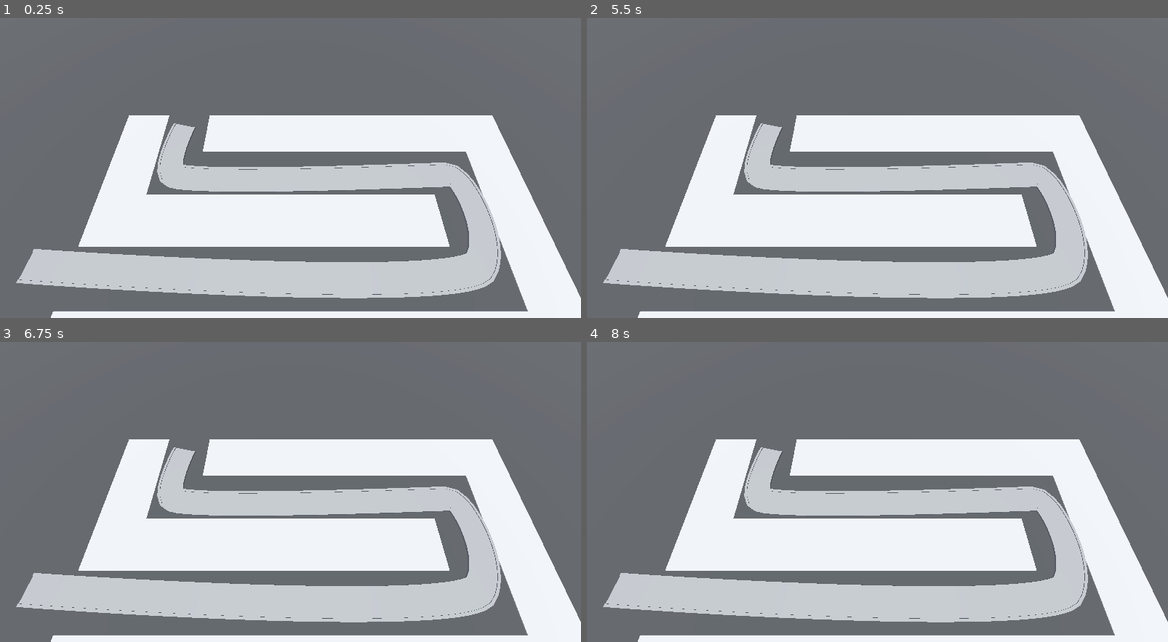
Above: before the commit, frames 1-4 (two rows, left to right).
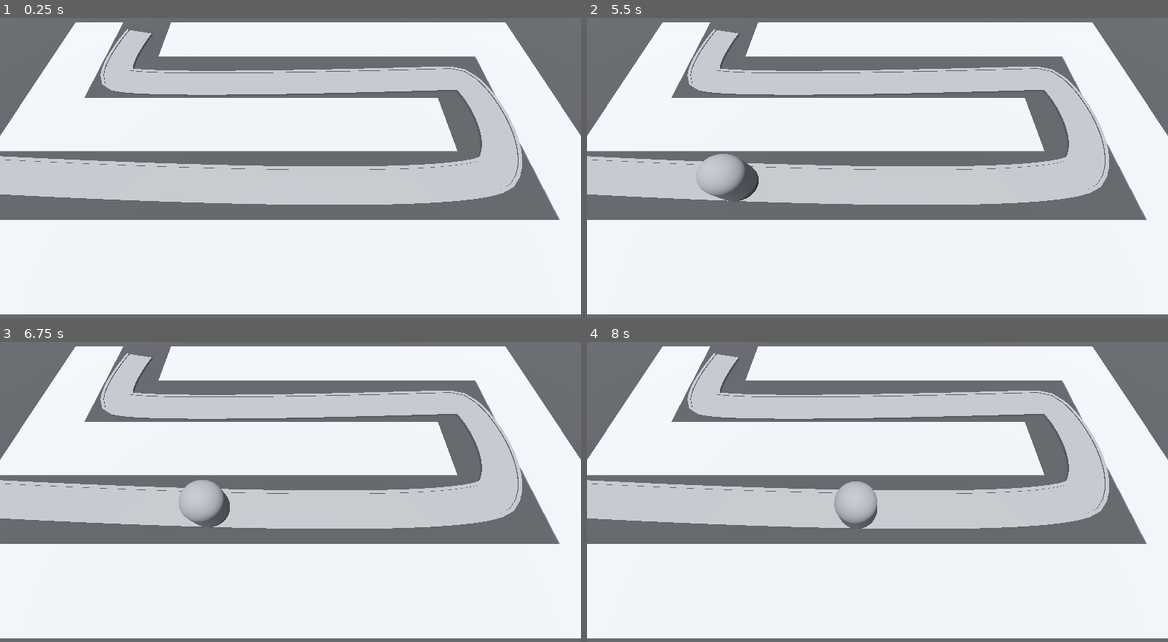
Above: after the commit, the same moments.

Repository: AlexanderMendivil/barbarian_blaster
Game: Godot game, scene res://BaseLevel.tscn
Same seed, same stepped clock (60 frames per second), same inputs: the game is played once before the commit and once after it. Before the commit the project has no main scene; this scene is started directly in both runs.
Inputs:
- Up to frame 1 (0.25 s): no input
- Up to frame 2 (5.5 s): tap Enter at 0.5 s; tap Space at 1.25 s
- Up to frame 3 (6.75 s): no input
- Up to frame 4 (8 s): no input

The runs differ from the first frame. In frame 1, 65% of the frame differs, in the area x 0-100%, y 1-100%; in frame 2, 65%; in frame 3, 65%; in frame 4, 65%.

Commit message:
enemy logic

Diff:
--- a/BaseLevel.tscn
+++ b/BaseLevel.tscn
@@ -1,6 +1,7 @@
-[gd_scene load_steps=7 format=3 uid="uid://bsmb5cowjy7pb"]
+[gd_scene load_steps=8 format=3 uid="uid://bsmb5cowjy7pb"]
 
 [ext_resource type="MeshLibrary" uid="uid://bbt1vnqt01aex" path="res://MeshLibraries/SpaceLibrary.tres" id="1_tr658"]
+[ext_resource type="PackedScene" uid="uid://khatafrsgmys" path="res://enemy/enemy.tscn" id="2_0dfw4"]
 
 [sub_resource type="ProceduralSkyMaterial" id="ProceduralSkyMaterial_4e8wf"]
 sky_horizon_color = Color(0.64625, 0.65575, 0.67075, 1)
@@ -32,7 +33,7 @@
 environment = SubResource("Environment_qwkwb")
 
 [node name="CSGBox3D" type="CSGBox3D" parent="."]
-transform = Transform3D(1, 0, 0, 0, 1, 0, 0, 0, 1, 2, -4, 5)
+transform = Transform3D(1, 0, 0, 0, 1, 0, 0, 0, 1, 2, 0, 5)
 material_override = SubResource("StandardMaterial3D_yahky")
 size = Vector3(100, 2, 100)
 
@@ -47,14 +48,14 @@
 transform = Transform3D(1, 0, 0, 0, 0.0326842, 0.999466, 0, -0.999466, 0.0326842, -57.7587, 16.7389, 0)
 
 [node name="Camera3D" type="Camera3D" parent="."]
-transform = Transform3D(1, 0, 0, 0, 0.422618, 0.906308, 0, -0.906308, 0.422618, -2, 14.5, 9.5)
+transform = Transform3D(1, 0, 0, 0, 0.422618, 0.906308, 0, -0.906308, 0.422618, 0, 12.5, 14.5962)
 
 [node name="Path3D" type="Path3D" parent="."]
-transform = Transform3D(1, 0, 0, 0, 1, 0, 0, 0, 1, 2, -3, 5)
+transform = Transform3D(1, 0, 0, 0, 1, 0, 0, 0, 1, 2, 1, 5)
 curve = SubResource("Curve3D_t0uxe")
 
 [node name="Road" type="CSGPolygon3D" parent="Path3D"]
-transform = Transform3D(1, 0, 0, 0, 1, 0, 0, 0, 1, -3.21033, 3, -5.75257)
+transform = Transform3D(1, 0, 0, 0, 1, 0, 0, 0, 1, -3.21, -1, -5.753)
 polygon = PackedVector2Array(-1, 0, -1, 0.1, 1, 0.1, 1, 0)
 mode = 2
 path_node = NodePath("..")
@@ -68,7 +69,7 @@
 path_joined = false
 
 [node name="LeftEdge" type="CSGPolygon3D" parent="Path3D"]
-transform = Transform3D(1, 0, 0, 0, 1, 0, 0, 0, 1, -3.21033, 3, -5.75257)
+transform = Transform3D(1, 0, 0, 0, 1, 0, 0, 0, 1, -3.21, -1, -5.753)
 polygon = PackedVector2Array(-1.1, 0, -1.1, 0.15, -0.9, 0.15, -0.9, 0)
 mode = 2
 path_node = NodePath("..")
@@ -82,7 +83,7 @@
 path_joined = false
 
 [node name="RightEdge2" type="CSGPolygon3D" parent="Path3D"]
-transform = Transform3D(1, 0, 0, 0, 1, 0, 0, 0, 1, -3.21033, 3, -5.75257)
+transform = Transform3D(1, 0, 0, 0, 1, 0, 0, 0, 1, -3.21, -1, -5.753)
 polygon = PackedVector2Array(0.9, 0, 0.9, 0.15, 1.1, 0.15, 1.1, 0)
 mode = 2
 path_node = NodePath("..")
@@ -94,3 +95,6 @@
 path_continuous_u = true
 path_u_distance = 1.0
 path_joined = false
+
+[node name="Enemy" parent="Path3D" instance=ExtResource("2_0dfw4")]
+transform = Transform3D(-4.3711e-08, 0, -0.99999, 0, 1, 0, 0.99999, 0, -4.3711e-08, -22.9908, 0, 5.56411)
--- /dev/null
+++ b/enemy/enemy.gd
@@ -0,0 +1,12 @@
+extends PathFollow3D
+
+@export var speed: float = 2.5
+# Called when the node enters the scene tree for the first time.
+func _ready() -> void:
+	pass # Replace with function body.
+
+
+# Called every frame. 'delta' is the elapsed time since the previous frame.
+func _process(delta: float) -> void:
+	progress += (delta * speed)
+	pass
--- /dev/null
+++ b/enemy/enemy.tscn
@@ -0,0 +1,16 @@
+[gd_scene load_steps=3 format=3 uid="uid://khatafrsgmys"]
+
+[ext_resource type="Script" path="res://enemy/enemy.gd" id="1_gjevr"]
+
+[sub_resource type="CapsuleMesh" id="CapsuleMesh_fcg1f"]
+radius = 1.0
+height = 3.0
+
+[node name="Enemy" type="PathFollow3D"]
+transform = Transform3D(-4.3711e-08, 0, -0.99999, 0, 1, 0, 0.99999, 0, -4.3711e-08, 0, 0, 0)
+loop = false
+script = ExtResource("1_gjevr")
+
+[node name="MeshInstance3D" type="MeshInstance3D" parent="."]
+transform = Transform3D(0.999999, 0, 3.19744e-14, 0, 1, 0, -3.19744e-14, 0, 0.999999, -0.034, 1.5, 0)
+mesh = SubResource("CapsuleMesh_fcg1f")
--- a/project.godot
+++ b/project.godot
@@ -11,5 +11,6 @@
 [application]
 
 config/name="barbarian_blaster"
+run/main_scene="res://BaseLevel.tscn"
 config/features=PackedStringArray("4.1", "Forward Plus")
 config/icon="res://icon.svg"
Not shown: 4 places in MeshLibraries/SpaceLibrary.tres that only renumber resources
